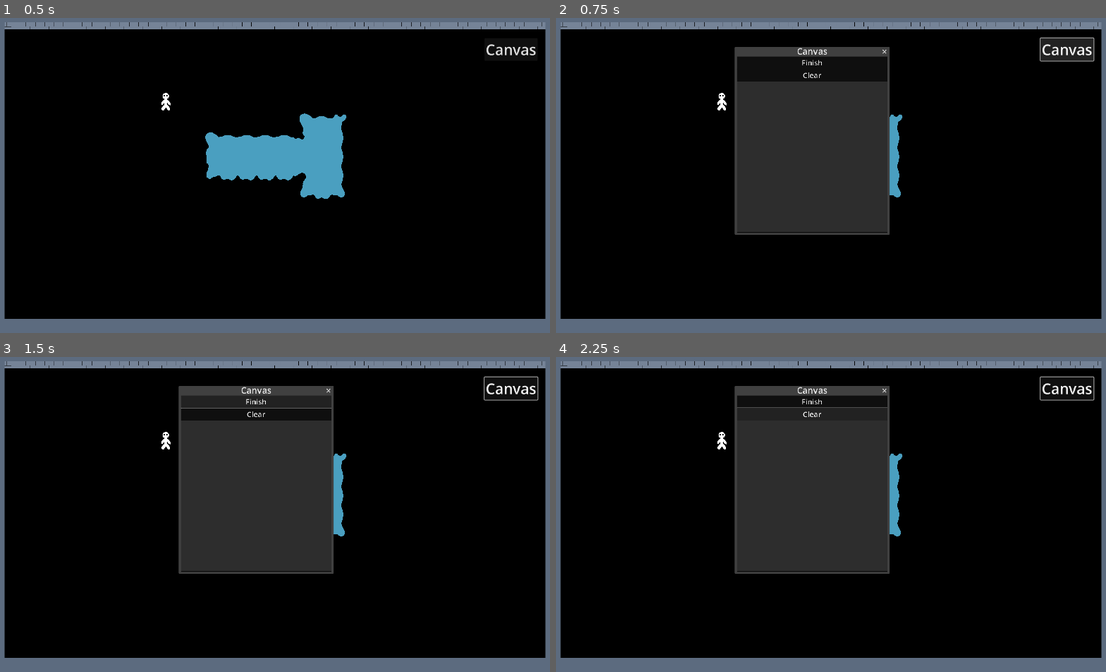
Above: before the commit, frames 1-4 (two rows, left to right).
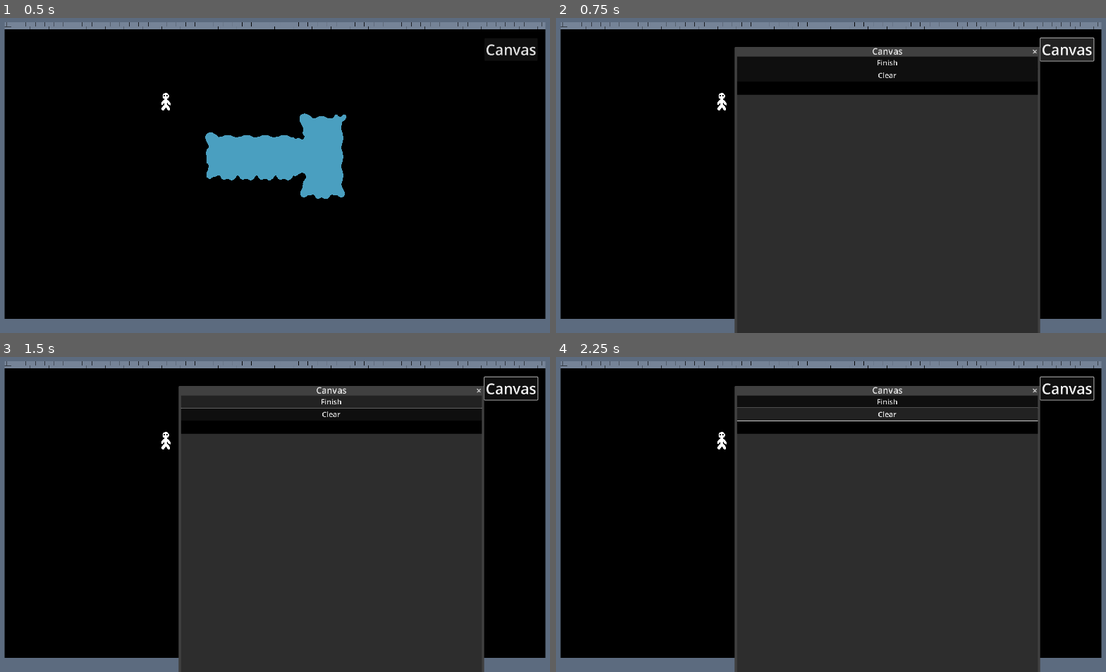
Above: after the commit, the same moments.

Repository: Lord-Dargon/Inkarnation
Game: Godot game, scene res://Scenes/level_1.tscn
Two runs of this game, one before a commit and one after it. Both use one fixed random seed, a clock stepped at 60 frames per second and the inputs below.
Inputs:
- Up to frame 1 (0.5 s): no input
- Up to frame 2 (0.75 s): click "Canvas" at 0.5 s
- Up to frame 3 (1.5 s): click "Finish" at 1.25 s
- Up to frame 4 (2.25 s): click "Clear" at 2 s

Frame 1 is identical in both runs. In frame 2, 32% of the frame differs, in the area x 32-89%, y 9-100%; in frame 3, 33%; in frame 4, 33%.

Commit message:
Add files via upload

Diff:
--- a/Inkarnation/Prefabs/drawing_canvas.tscn
+++ b/Inkarnation/Prefabs/drawing_canvas.tscn
@@ -6,7 +6,7 @@
 [node name="Drawing Canvas" type="Window"]
 title = "Canvas"
 position = Vector2i(640, 140)
-size = Vector2i(512, 600)
+size = Vector2i(1024, 1200)
 transient = true
 unresizable = true
 content_scale_mode = 2
@@ -34,7 +34,7 @@
 text = "Clear
 "
 
-[node name="Canvas" type="GridContainer" parent="." groups=["Goal"]]
+[node name="Canvas" type="GridContainer" parent="."]
 anchors_preset = 8
 anchor_left = 0.5
 anchor_top = 0.5
@@ -48,7 +48,8 @@
 grow_vertical = 2
 theme_override_constants/h_separation = 0
 theme_override_constants/v_separation = 0
-columns = 64
+columns = 128
 
 [connection signal="close_requested" from="." to="." method="_on_close_requested"]
+[connection signal="pressed" from="Finish" to="." method="_on_finish_pressed"]
 [connection signal="pressed" from="Clear" to="." method="on_clear"]
--- a/Inkarnation/Scenes/level_1.tscn
+++ b/Inkarnation/Scenes/level_1.tscn
@@ -132,10 +132,10 @@
 
 [node name="Player" type="CharacterBody2D" parent="."]
 position = Vector2(588, 294)
-collision_mask = 193
+collision_mask = 129
 motion_mode = 1
 script = ExtResource("1_xfk5q")
-tags = Array[String](["Person", "Water"])
+tags = Array[String](["Water"])
 
 [node name="Sprite2D" type="Sprite2D" parent="Player"]
 texture_filter = 1
--- a/Inkarnation/Scripts/UI.gd
+++ b/Inkarnation/Scripts/UI.gd
@@ -16,6 +16,3 @@
 func on_canvas_button_pressed() -> void:
 	drawing_canvas.show()
 	pass # Replace with function body.
-
-func win():
-	print("Won")
--- a/Inkarnation/Scripts/client.gd
+++ b/Inkarnation/Scripts/client.gd
@@ -1,11 +1,122 @@
 extends Node
 
-
-# Called when the node enters the scene tree for the first time.
-func _ready() -> void:
-	pass # Replace with function body.
+const HOST: String = "127.0.0.1"
+const PORT: int = 1234
 
 
-# Called every frame. 'delta' is the elapsed time since the previous frame.
-func _process(delta: float) -> void:
-	pass
+# If disconnected attempts to reconnect at this interval
+const RECONNECT_TIMEOUT: float = 3.0
+const Client_Implementation = preload("res://Scripts/client_implementation.gd")
+var _client: Client_Implementation
+var string_buffer: String = ""
+var command_queue = []
+var game_over = false
+
+var username = "TestUser"
+
+var player_object = null
+
+
+# Signals (occur when received a message containing information)
+signal action_received(action : String, game_object : String)
+
+
+# ------------------ My message functions ------------------
+
+
+func send_command(image):
+	var message = {
+		"image": image
+	}
+	_client.send(message)
+
+
+
+
+# ------------------ Response Received! ------------------
+func _handle_client_data(data: PackedByteArray) -> void:
+	#print("hcd ", data)
+	string_buffer += data.get_string_from_utf8()
+	var messages = string_buffer.split("\n")
+	#print(messages)
+
+	for i in range(messages.size() - 1):
+		command_queue.append(messages[i])
+
+	# Keep the remaining partial message in the buffer
+	string_buffer = messages[messages.size() - 1]
+
+
+
+# ------------------ Server Commands ------------------
+
+func process_command(string_data: String) -> void:
+	var dictionary = {}
+	dictionary = JSON.parse_string(string_data)
+	#print("Message Received:", dictionary)
+
+	# Handle the message here
+	var name = dictionary['name']
+	var desc = dictionary['desc']
+	var can_fly = dictionary['fly']
+	var can_swim = dictionary['swim']
+	var has_armor = dictionary['armor']
+
+	print(name, can_fly, can_swim, has_armor)
+
+	var tags: Array[String] = []
+	if can_fly:
+		tags.append("Fly")
+	if can_swim:
+		tags.append("Swim")
+	if has_armor:
+		tags.append("Armor")
+
+	if player_object:
+		player_object.set_tags(tags)
+
+
+
+# ------------------ Base client handling functions ------------------
+func _ready() -> void:
+
+	#!Want to move this to the join room but had error
+
+	print("Initializing Connection")
+	_client = Client_Implementation.new()
+
+	# Connect the signals from the client object
+	_client.connected.connect(self._handle_client_connected)
+	_client.disconnected.connect(self._handle_client_disconnected)
+	_client.error.connect(self._handle_client_error)
+	_client.data.connect(self._handle_client_data)
+	add_child(_client)
+	_client.connect_to_host(HOST, PORT)
+
+	print("Starting listeining loop")
+	while not game_over:
+		await get_tree().create_timer(0.3).timeout
+
+		if len(command_queue) > 0:
+			print("cq", command_queue)
+			process_command(command_queue.pop_front())
+
+
+
+
+func _connect_after_timeout(timeout: float) -> void:
+	await get_tree().create_timer(timeout).timeout
+	_client.connect_to_host(HOST, PORT)
+
+
+func _handle_client_connected() -> void:
+	print("Client connected to server.")
+
+
+func _handle_client_disconnected() -> void:
+	print("Client disconnected from server.")
+	_connect_after_timeout(RECONNECT_TIMEOUT) # Try to reconnect after 3 seconds
+
+func _handle_client_error() -> void:
+	print("Client error.")
+	_connect_after_timeout(RECONNECT_TIMEOUT) # Try to reconnect after 3 seconds
--- a/Inkarnation/Scripts/drawing_canvas.gd
+++ b/Inkarnation/Scripts/drawing_canvas.gd
@@ -6,14 +6,24 @@
 
 var array:Array[Vector2]
 
+
 # Called when the node enters the scene tree for the first time.
 func _ready() -> void:
+
 	for x in Canvas.columns:
 		for y in Canvas.columns:
 			var p = pixel_prefab.instantiate()
 			p.location = Vector2(x,y)
 			Canvas.add_child(p)
+
 	pass # Replace with function body.
+
+
+func return_current_image() -> Array[bool]:
+	var image: Array[bool] = []
+	for pixel in Canvas.get_children():
+		image.append(pixel.get_current_value() == 1)
+	return image
 
 
 func _on_close_requested() -> void:
@@ -25,3 +35,8 @@
 	for child in Canvas.get_children():
 		child.color = child.Background_Color
 	array.clear()
+
+
+func _on_finish_pressed():
+	var image = return_current_image()
+	Client.send_command(image)
--- a/Inkarnation/Scripts/pixel.gd
+++ b/Inkarnation/Scripts/pixel.gd
@@ -1,6 +1,7 @@
 extends ColorRect
 
 var active = false
+var value = 0
 
 @export var Foreground_Color:Color
 @export var Background_Color:Color
@@ -23,6 +24,12 @@
 
 	if Input.is_action_pressed("Draw"):
 		color = Foreground_Color
+		value = 1
 
 	if Input.is_action_pressed("Erase"):
 		color = Background_Color
+		value = 0
+
+
+func get_current_value() -> int:
+	return value
--- a/Inkarnation/Scripts/player.gd
+++ b/Inkarnation/Scripts/player.gd
@@ -2,28 +2,32 @@
 
 
 @export var SPEED = 200.0
+@export var tags:Array[String]
+var player_name = "OG Name"
 
-@export var tags:Array[String]
+
+func set_tags(tag):
+	print("New Tag ", tag)
+	tags = tag
 
 func _ready() -> void:
-	Update_Tags()
+	print(collision_mask)
+	Client.player_object = self
 
 func _physics_process(delta: float) -> void:
 
+	if "Water" in tags:
+		collision_mask = collision_mask
+
 	if Input.is_action_just_pressed("Pause"):
+
 		get_tree().quit()
 
 	var direction = Vector2(Input.get_axis("Left", "Right"), Input.get_axis("Up", "Down")).normalized()
 	if direction:
 		velocity = direction * SPEED
 	else:
-		velocity.x = move_toward(velocity.x, 0, SPEED/5)
-		velocity.y = move_toward(velocity.y, 0, SPEED/5)
+		velocity.x = move_toward(velocity.x, 0, SPEED)
+		velocity.y = move_toward(velocity.y, 0, SPEED)
 
 	move_and_slide()
-
-func Update_Tags():
-	if "Water" in tags:
-		set_collision_mask_value(7,false)
-	else:
-		set_collision_mask_value(7,true)
--- a/Inkarnation/project.godot
+++ b/Inkarnation/project.godot
@@ -18,7 +18,6 @@
 [autoload]
 
 Client="*res://Scripts/client.gd"
-LevelController="*res://Scripts/level_controller.gd"
 
 [display]
 
@@ -26,10 +25,6 @@
 window/size/viewport_height=1080
 window/stretch/mode="canvas_items"
 window/stretch/scale_mode="integer"
-
-[global_group]
-
-Goal=""
 
 [input]
 
